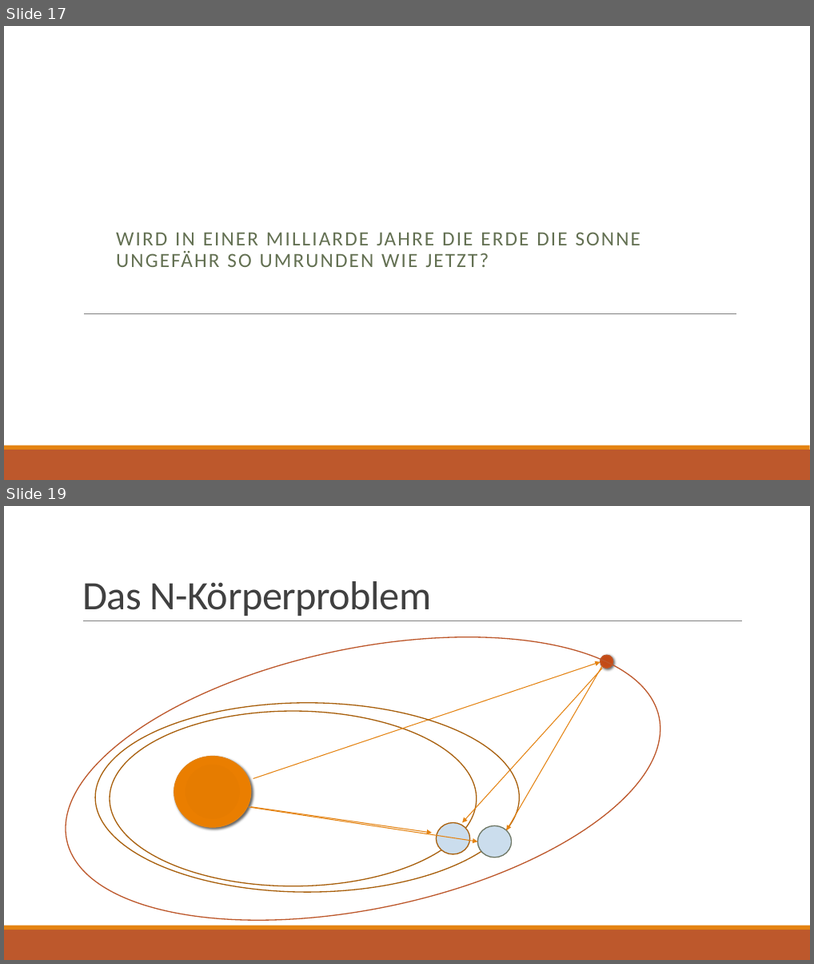
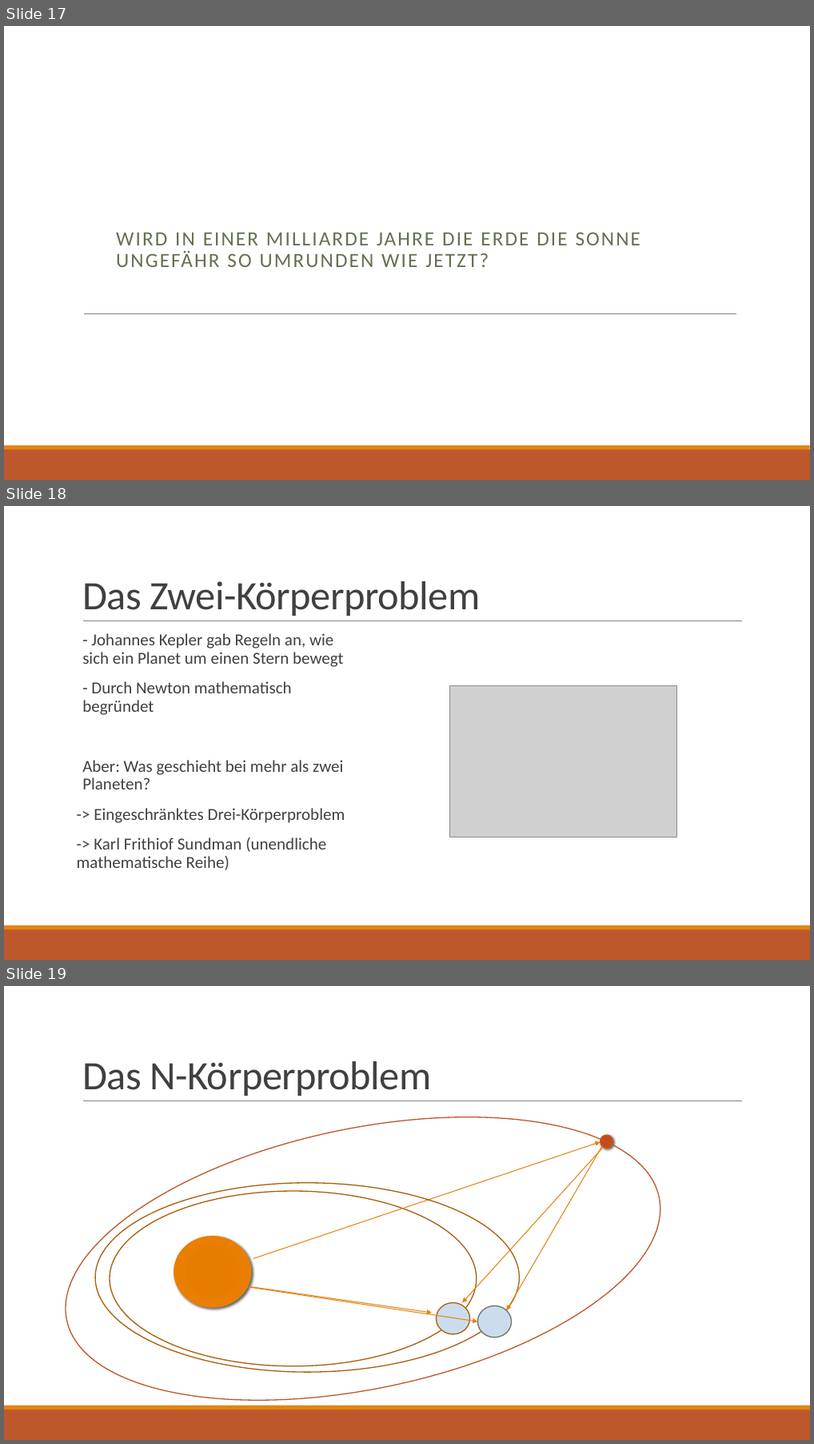
Before and after one commit to Voxen4/Planetarium, a slide deck: Simulation des Sonnensytem.pptx. Shown one above the other, each under a label of ours: slides 17 and 19 before the commit, slides 17, 18 and 19 after it; the slides between them are not shown. The pictures are 814x964 and 814x1444 pixels, drawn with LibreOffice and Linux fonts; fonts in the diff are those of the drawing; grey boxes stand for pictures. Boxes give left, top, right and bottom in pixels: in the first picture for what was removed or moved away, otherwise in the second. Text is boxed around its words. In the diff, an @@ line names an element or a change of style, - is before the commit and + after.

```diff
--- a/Simulation des Sonnensytem.pptx
+++ b/Simulation des Sonnensytem.pptx
@@ slide 18 added at (4, 506, 810, 960), background #FFFFFF; not listed: 3 template elements that a slide beside it also shows @@
@@ title added at (82, 581, 480, 616), 48 pt, text #404040 @@
+Das Zwei-Körperproblem
@@ text added at (77, 633, 346, 870), 20 pt, text #404040 @@
+  - Johannes Kepler gab Regeln an, wie sich ein Planet um einen Stern bewegt
+  - Durch Newton mathematisch begründet
+  Aber: Was geschieht bei mehr als zwei Planeten?
+-> Eingeschränktes Drei-Körperproblem
+-> Karl Frithiof Sundman (unendliche mathematische Reihe)
@@ picture added at (450, 686, 677, 837) @@
```
Also in this commit, not shown: 2 slides changed, 2 other slides added, 1 slide removed.
